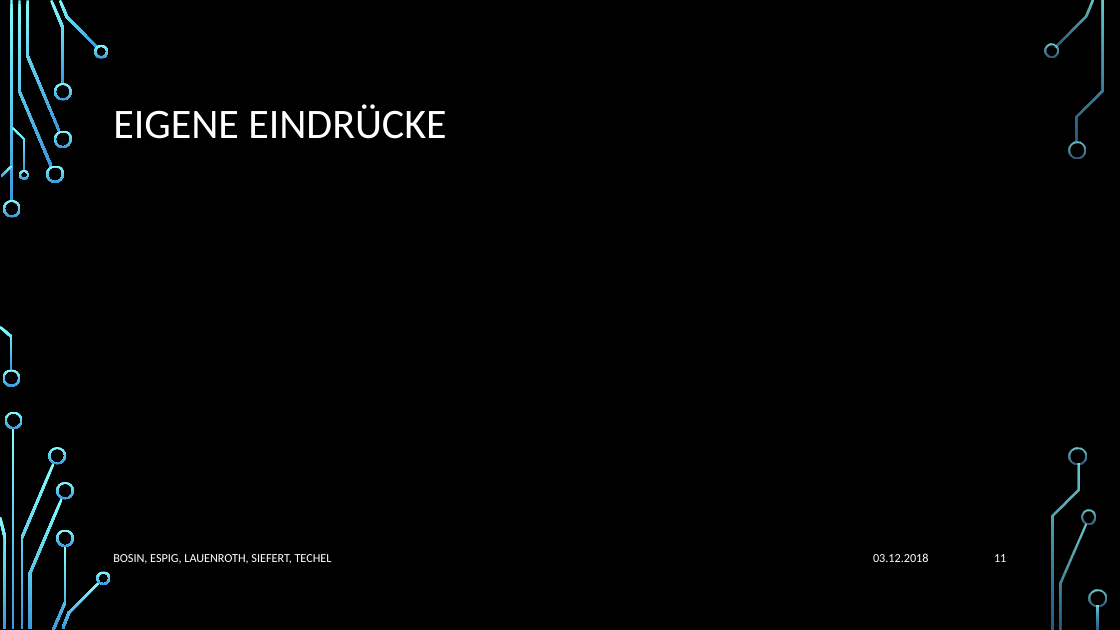
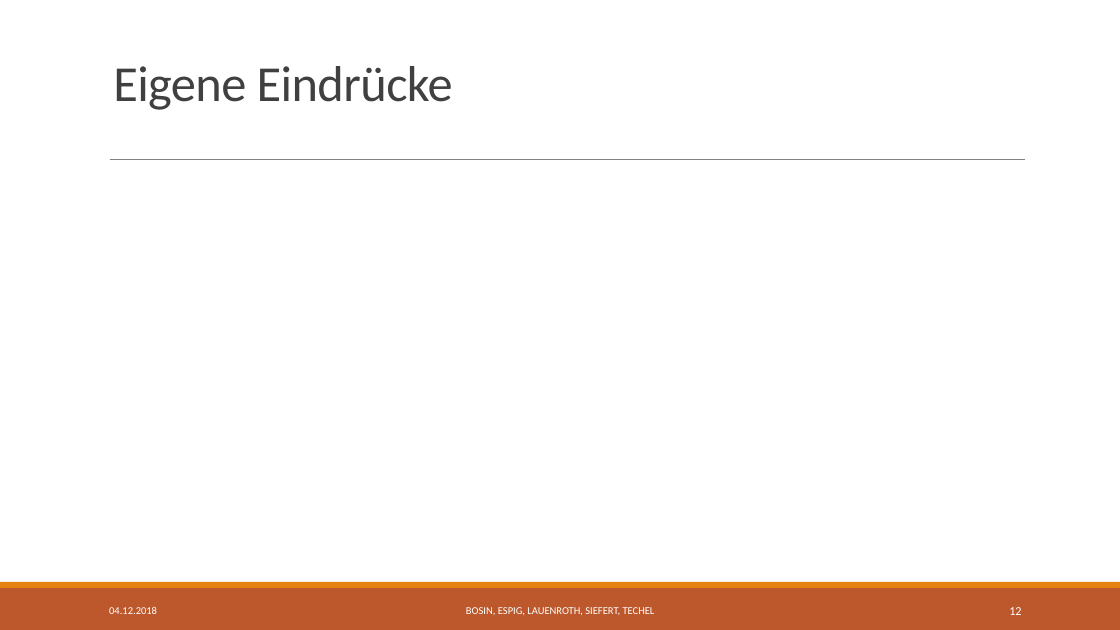
Before and after one commit to Jotec1705/SE-Project2018, a slide deck: slide 12 of Dokumente/02_Arbeitsbereich/01_Projekthandbuch/TouchDown Präsentation UniRisk.pptx (slide 11 before the commit). Drawn at 1120x630 pixels with LibreOffice and Linux fonts; fonts in the diff are those of the drawing; background and template pictures are left out. Boxes give left, top, right and bottom in pixels: in the first picture for what was removed or moved away, otherwise in the second. Text is boxed around its words. In the diff, an @@ line names an element or a change of style, - is before the commit and + after.

```diff
--- a/Dokumente/02_Arbeitsbereich/01_Projekthandbuch/TouchDown Präsentation UniRisk.pptx
+++ b/Dokumente/02_Arbeitsbereich/01_Projekthandbuch/TouchDown Präsentation UniRisk.pptx
@@ background picture (left out) to #FFFFFF @@
@@ title "Eigene Eindrücke" at <box>113,66,453,110</box>: vertical alignment middle to bottom @@
@@ title at <box>113,66,453,110</box>: text changed; size 36 to 43.2 pt; text colour #FFFFFF to #404040 @@
-EIGENE EINDRÜCKE
+Eigene Eindrücke
@@ line added from (110, 160) to (1026, 160), #808080 0.5 pt @@
@@ rectangle added at <box>0,588,1120,630</box>, fill #BD582C @@
@@ rectangle added at <box>0,582,1120,588</box>, fill #E48312 @@
@@ text "BOSIN, ESPIG, LAUENROTH, SIEFERT, TECHEL": place and size @@
-text "BOSIN, ESPIG, LAUENROTH, SIEFERT, TECHEL" at <box>113,554,332,564</box>
+text "BOSIN, ESPIG, LAUENROTH, SIEFERT, TECHEL" at <box>466,607,655,615</box>
@@ text "BOSIN, ESPIG, LAUENROTH, SIEFERT, TECHEL" at <box>466,607,655,615</box>: size 10.5 to 9 pt; alignment left to centre @@
@@ text at <box>109,607,157,614</box>: text changed; size 10.5 to 9 pt @@
-03.12.2018
+04.12.2018
@@ page number at <box>1009,607,1021,615</box>: text changed @@
-11
+12
@@ group removed at <box>0,0,1107,630</box>: 33 freeform shapes, 3 rectangles @@
```
Also in this commit, not shown: 10 other slides changed, 1 slide added.
